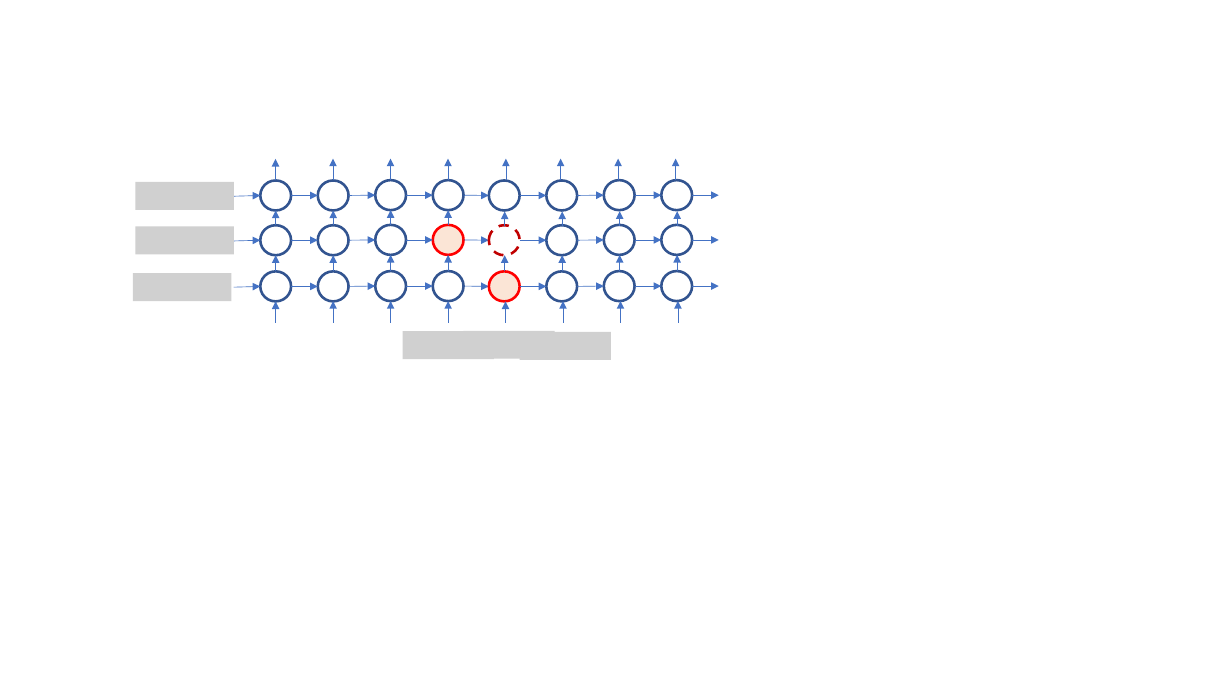
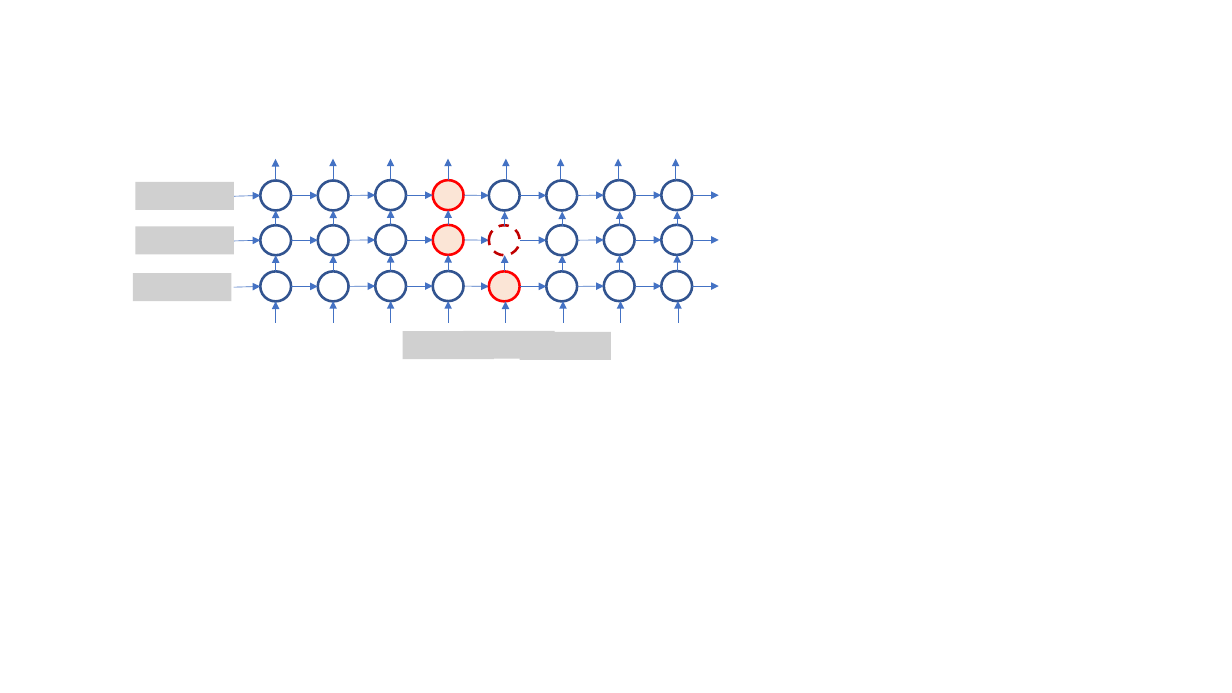
Before and after one commit to lcy-seso/LearningNotes, a slide deck: slide 1 of paper_notes/DL_models/nlp/RNN_modeling/images/boundary_state.pptx. Drawn at 1232x693 pixels with LibreOffice and Linux fonts; fonts in the diff are those of the drawing; grey boxes stand for pictures. Boxes give left, top, right and bottom in pixels: in the first picture for what was removed or moved away, otherwise in the second. Text is boxed around its words. In the diff, an @@ line names an element or a change of style, - is before the commit and + after.

```diff
--- a/paper_notes/DL_models/nlp/RNN_modeling/images/boundary_state.pptx
+++ b/paper_notes/DL_models/nlp/RNN_modeling/images/boundary_state.pptx
@@ ellipse at (433, 180, 463, 211): fill none to #FBE5D6; outline #325491 2 pt to #FF0000 2 pt @@
```
Also in this commit, not shown: 14 other files.
